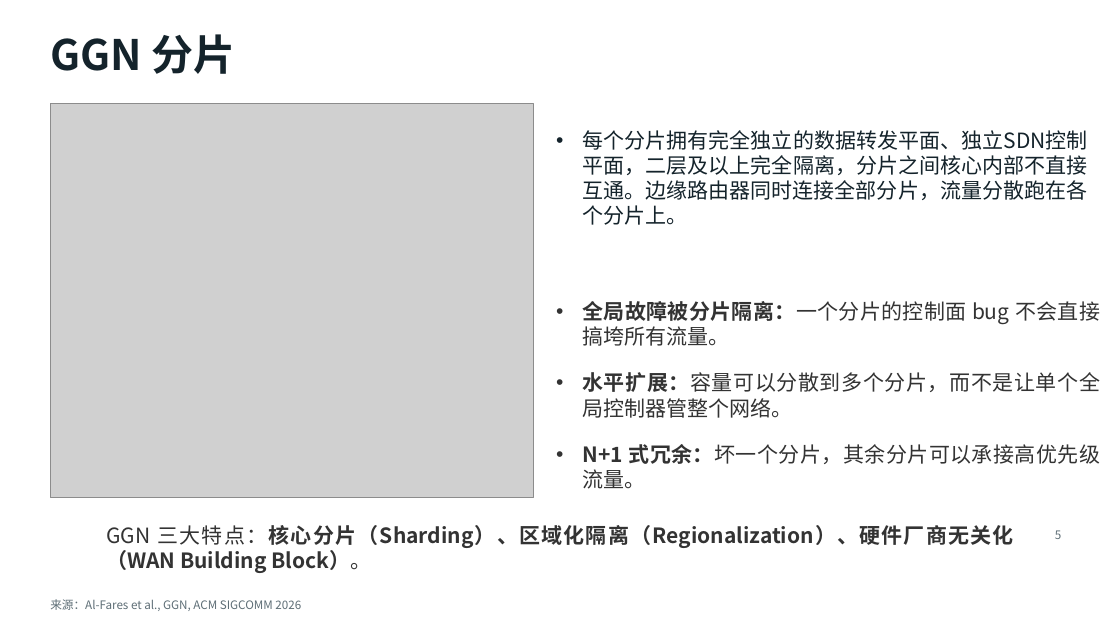
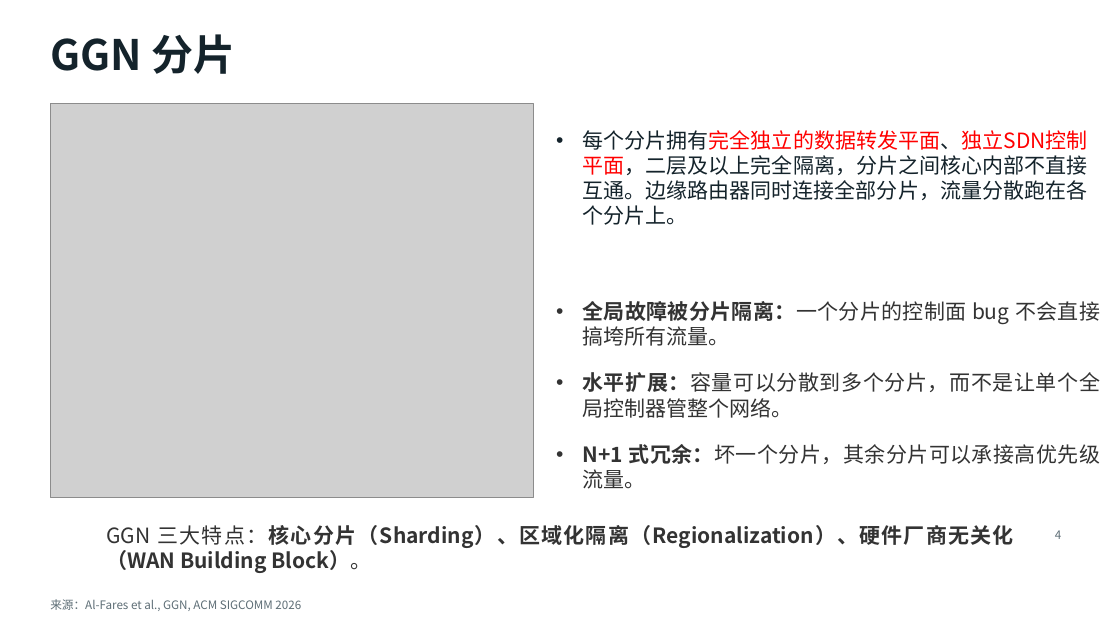
Before and after one commit to LuisXinYe/Transfer-Repo, a slide deck: slide 4 of GGN_解读.pptx (slide 5 before the commit). Drawn at 1120x630 pixels with LibreOffice and Linux fonts; fonts in the diff are those of the drawing; grey boxes stand for pictures. Boxes give left, top, right and bottom in pixels: in the first picture for what was removed or moved away, otherwise in the second. Text is boxed around its words. In the diff, an @@ line names an element or a change of style, - is before the commit and + after.

```diff
--- a/GGN_解读.pptx
+++ b/GGN_解读.pptx
@@ text "每个分片拥有完全独立的数据转发平面、独立SDN控制平面，二层及以上完全隔离，分片之间核心内部不直接互通。边缘路由器同时连 ..." at [582,130,1087,225]: text colour #14232B to #FF0000 in "每个分片拥有完全独立的数据转发平面、独立SDN控制平面，二层及以上完全隔离，分片之间核心内部不直接互通。边缘路由器同时连 ..." @@
@@ page number at [1055,530,1061,539]: text changed @@
-5
+4
```
Also in this commit, not shown: 3 other slides changed, 8 slides added, 5 slides removed.
